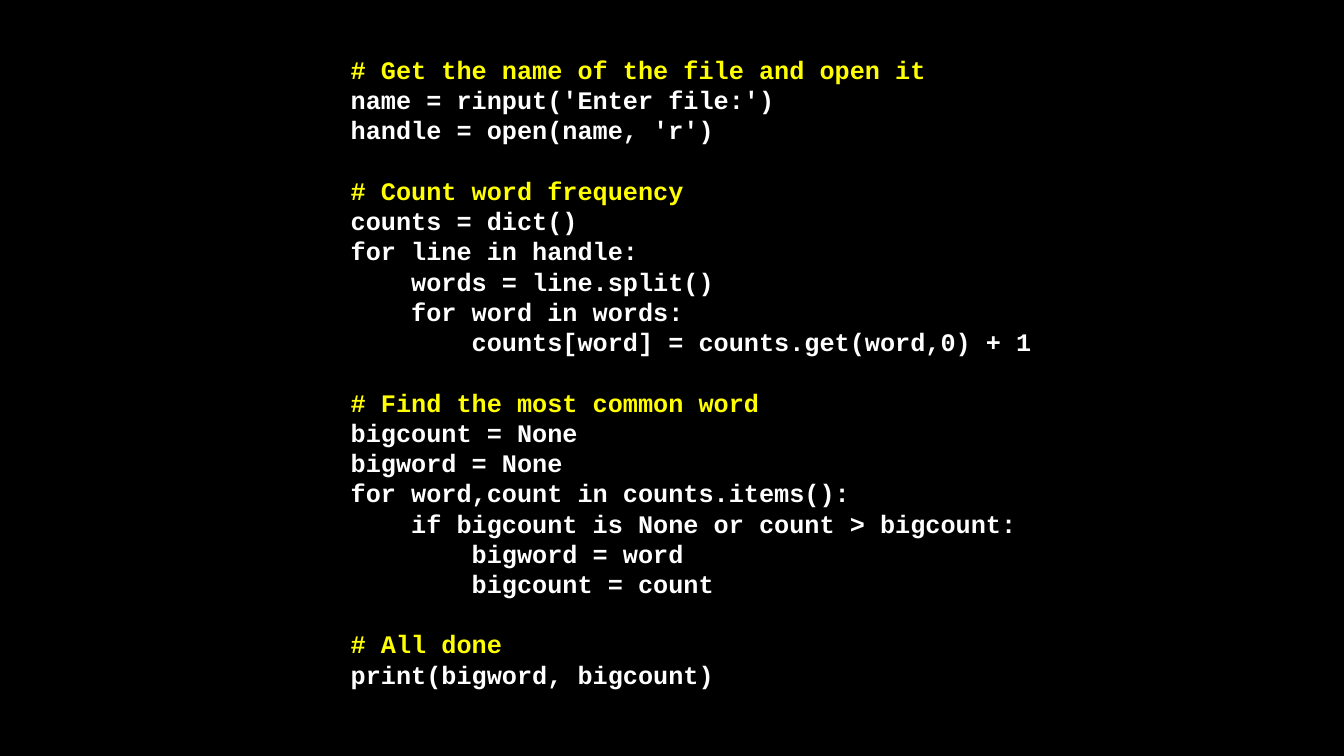
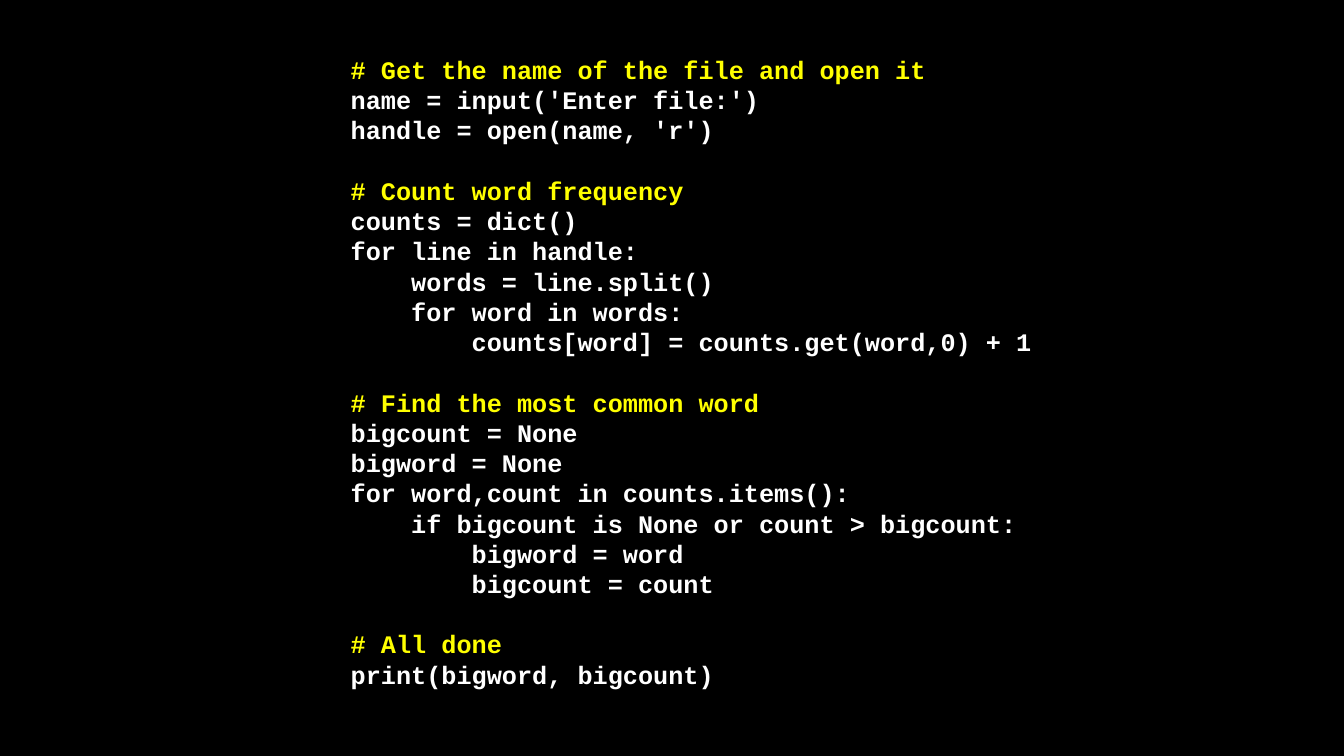
Before and after one commit to csev/py4e, a slide deck: slide 31 of lectures3/Pythonlearn-02-Expressions.pptx (slide 26 before the commit). Drawn at 1344x756 pixels with LibreOffice and Linux fonts; fonts in the diff are those of the drawing. Boxes give left, top, right and bottom in pixels: in the first picture for what was removed or moved away, otherwise in the second. Text is boxed around its words. In the diff, an @@ line names an element or a change of style, - is before the commit and + after.

```diff
--- a/lectures3/Pythonlearn-02-Expressions.pptx
+++ b/lectures3/Pythonlearn-02-Expressions.pptx
@@ text at [351, 91, 759, 115]: text changed @@
-name = rinput('Enter file:')
+name = input('Enter file:')
```
Also in this commit, not shown: 17 other slides changed, 1 slide added, 1 slide removed.
